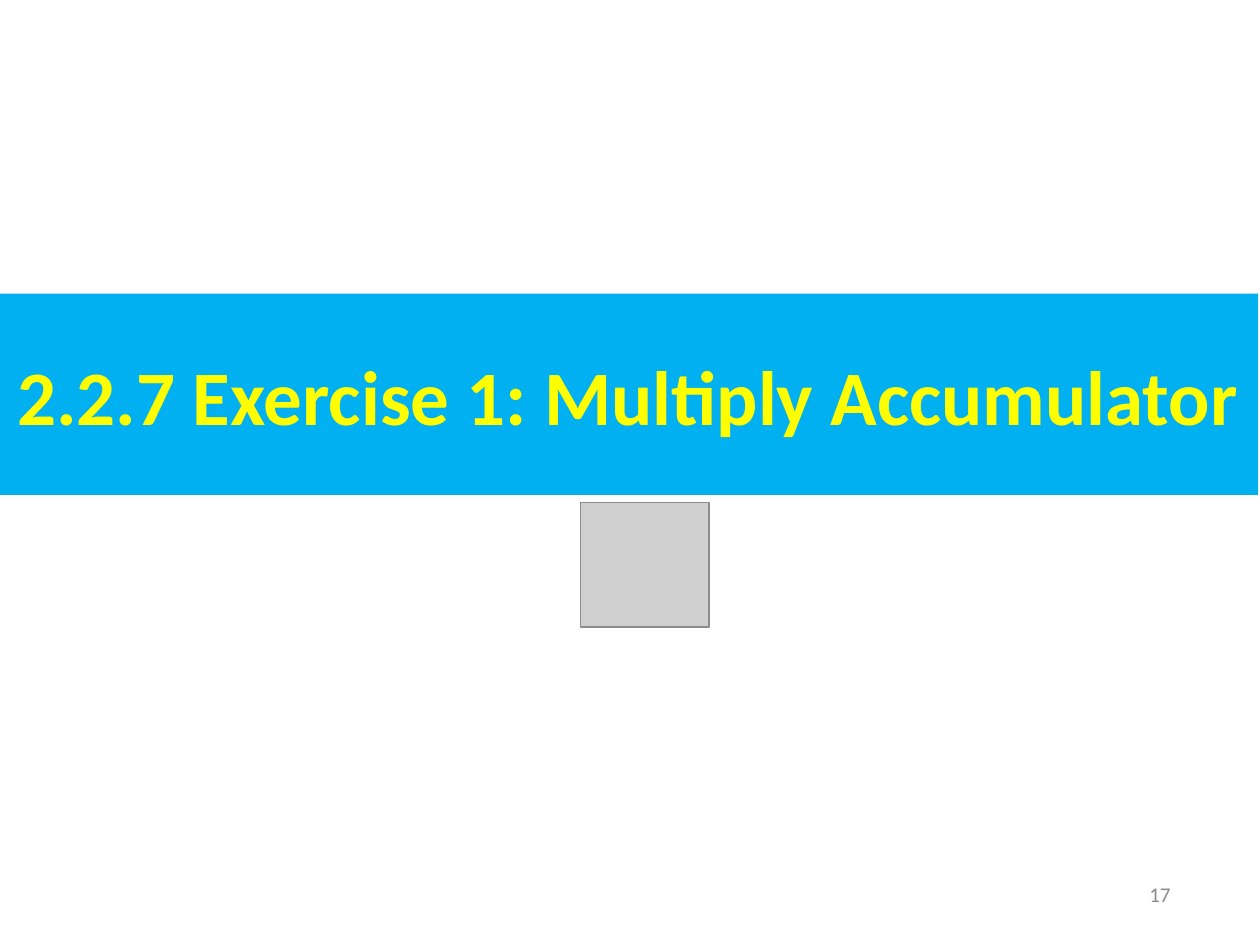
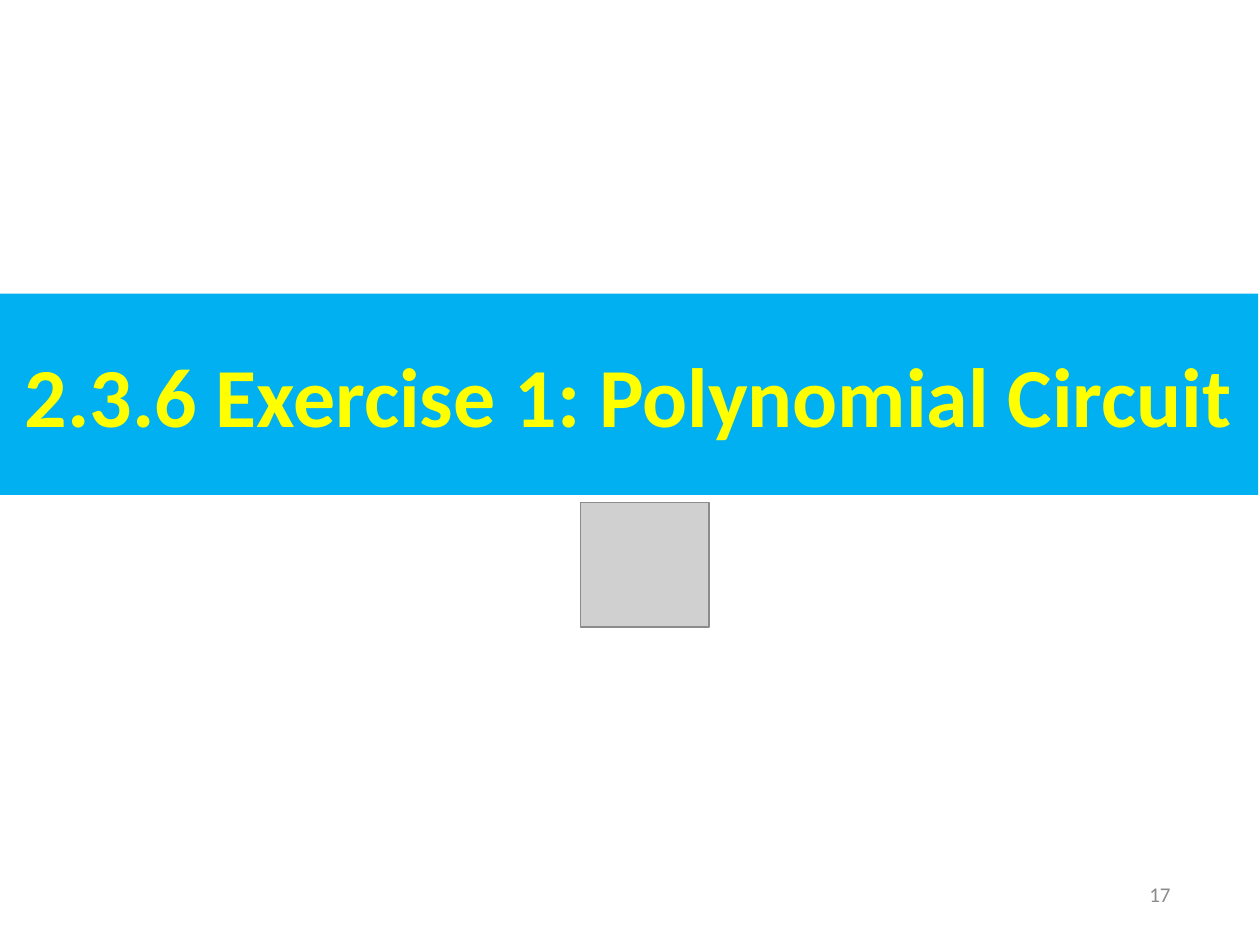
Before and after one commit to peterhchen/AIU_CS800_Chisel, a slide deck: slide 17 of 300_UCB_BC/002.3_Control_Flow/000_Video/002.3_Control_Flow.ppt. Drawn at 1260x945 pixels with LibreOffice and Linux fonts; fonts in the diff are those of the drawing; grey boxes stand for pictures. Boxes give left, top, right and bottom in pixels: in the first picture for what was removed or moved away, otherwise in the second. Text is boxed around its words. In the diff, an @@ line names an element or a change of style, - is before the commit and + after.

```diff
--- a/300_UCB_BC/002.3_Control_Flow/000_Video/002.3_Control_Flow.ppt
+++ b/300_UCB_BC/002.3_Control_Flow/000_Video/002.3_Control_Flow.ppt
@@ text in rectangle at box(25, 368, 1231, 441): text changed; size 44 to 48 pt @@
-2.2.7 Exercise 1: Multiply Accumulator
+2.3.6 Exercise 1: Polynomial Circuit
```
Also in this commit, not shown: 7 other slides changed, 17 slides added, 17 slides removed.
